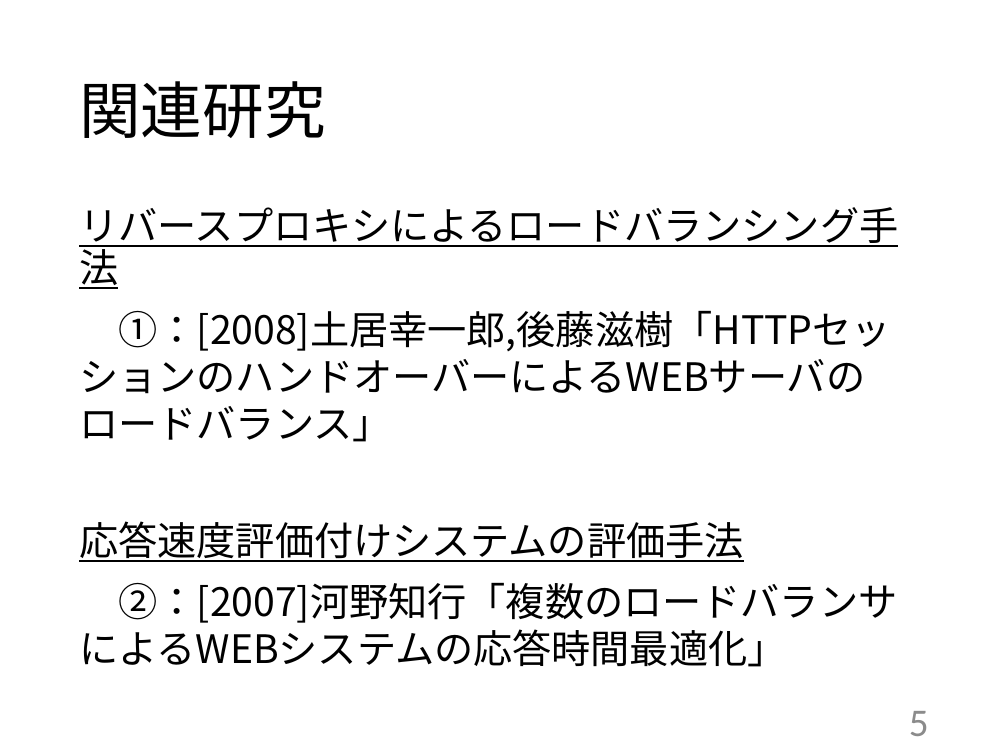
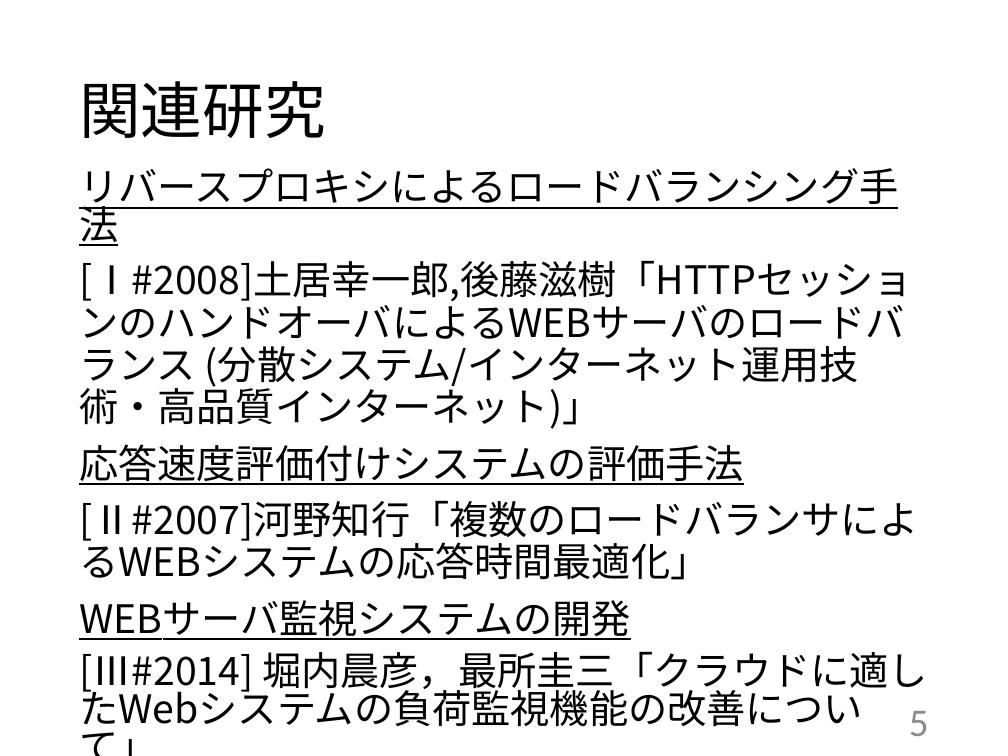
Before and after one commit to kait-takanolab/1821086_matsuo_thesis, a slide deck: slide 5 of 発表用/1821086_中間発表.pptx. Drawn at 1008x756 pixels with LibreOffice and Linux fonts; fonts in the diff are those of the drawing. Boxes give left, top, right and bottom in pixels: in the first picture for what was removed or moved away, otherwise in the second. Text is boxed around its words. In the diff, an @@ line names an element or a change of style, - is before the commit and + after.

Commit message:
関連研究追加調査

```diff
--- a/発表用/1821086_中間発表.pptx
+++ b/発表用/1821086_中間発表.pptx
@@ text "リバースプロキシによるロードバランシング手法": place and size @@
-text "リバースプロキシによるロードバランシング手法" at <box>79,207,898,667</box>
+text "リバースプロキシによるロードバランシング手法" at <box>79,168,927,734</box>
@@ text at <box>79,168,898,246</box>: line spacing 0.9 to 0.8 @@
@@ text at <box>79,260,912,429</box>: text changed @@
-①：[2008]土居幸一郎,後藤滋樹「HTTPセッションのハンドオーバーによるWEBサーバのロードバランス」
+[Ⅰ#2008]土居幸一郎,後藤滋樹「HTTPセッションのハンドオーバによるWEBサーバのロードバランス (分散システム/インターネット運用技術・高品質インターネット)」
@@ text at <box>79,500,927,734</box>: text changed @@
-②：[2007]河野知行「複数のロードバランサによるWEBシステムの応答時間最適化」
+[Ⅱ#2007]河野知行「複数のロードバランサによるWEBシステムの応答時間最適化」
+WEBサーバ監視システムの開発
+[Ⅲ#2014] 堀内晨彦，最所圭三「クラウドに適したWebシステムの負荷監視機能の改善について」
```
Also in this commit, not shown: 4 other slides changed, 5 other files.
